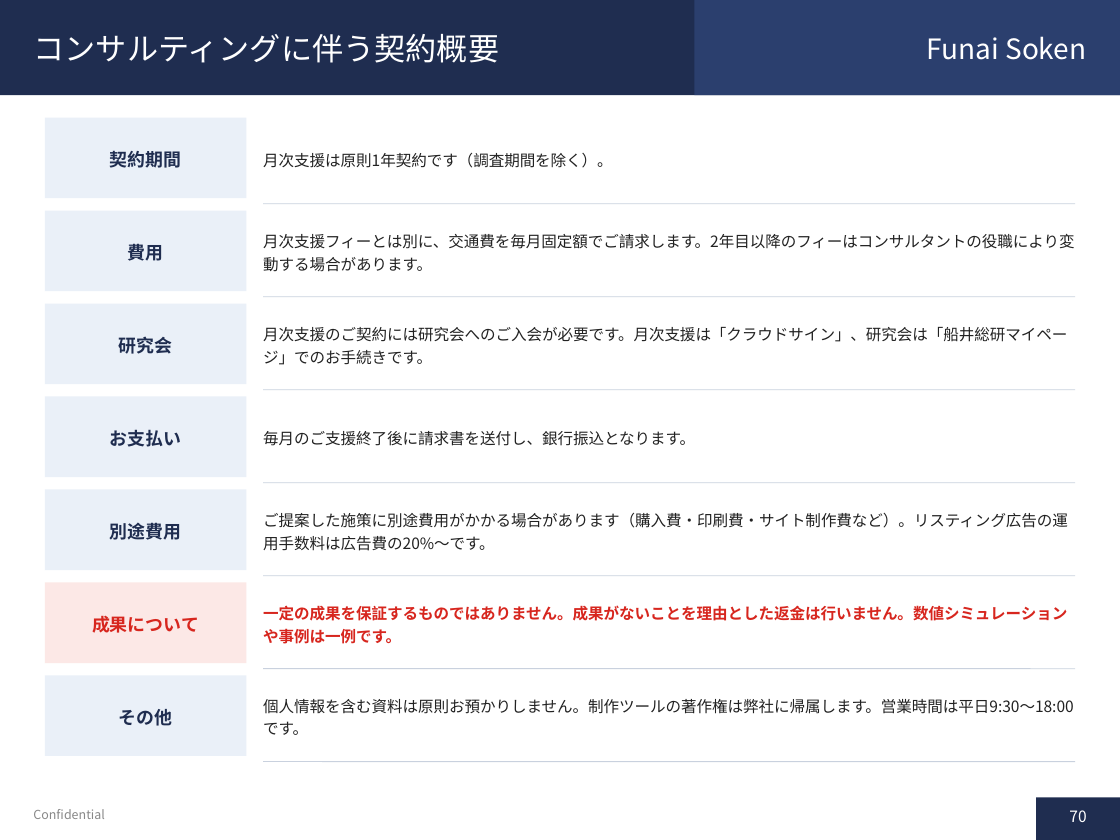
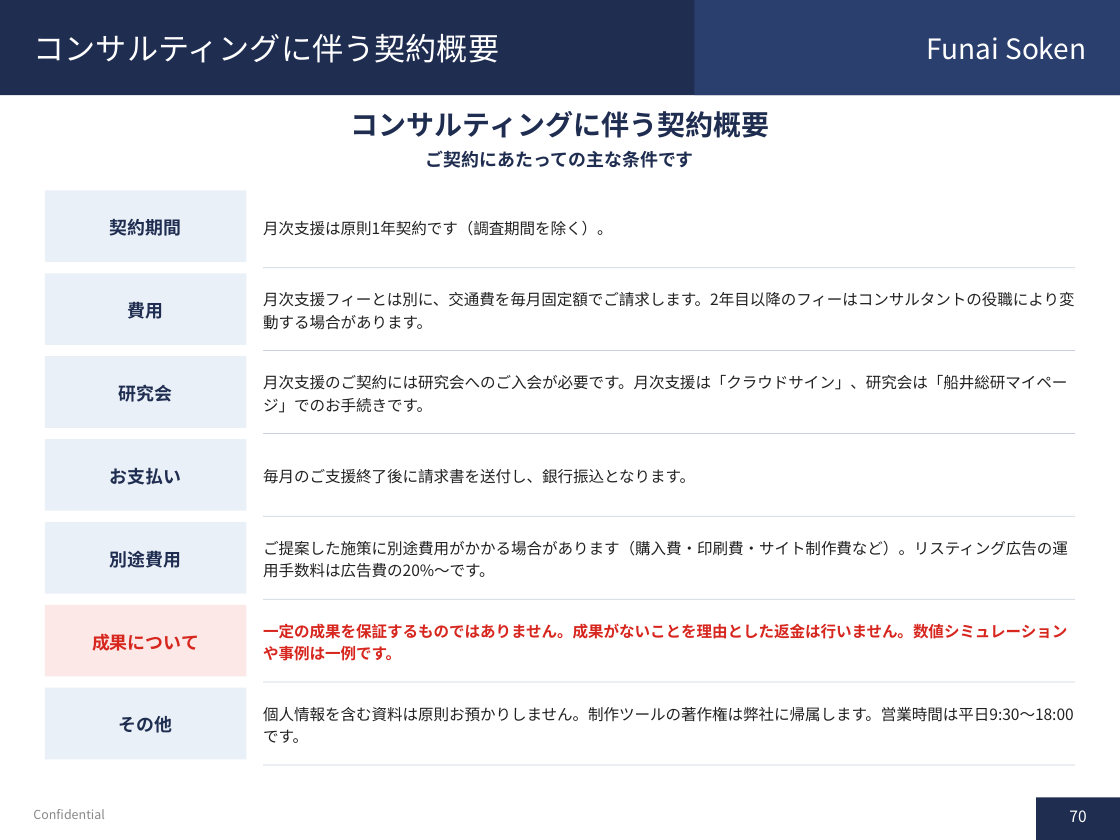
Before and after one commit to soshiro-iki-sys/-, a slide deck: slide 70 of proposals/遺品整理事業_企画書.pptx. Drawn at 1120x840 pixels with LibreOffice and Linux fonts; fonts in the diff are those of the drawing. Boxes give left, top, right and bottom in pixels: in the first picture for what was removed or moved away, otherwise in the second. Text is boxed around its words. In the diff, an @@ line names an element or a change of style, - is before the commit and + after.

```diff
--- a/proposals/遺品整理事業_企画書.pptx
+++ b/proposals/遺品整理事業_企画書.pptx
@@ text added at bbox=[351, 111, 769, 138], 18 pt, text #1F2D50, bold @@
+コンサルティングに伴う契約概要
@@ text added at bbox=[426, 150, 694, 168], 11.5 pt, text #1F2D50, bold @@
+ご契約にあたっての主な条件です
@@ text "契約期間": place and size @@
-text "契約期間" at bbox=[110, 151, 182, 168]
+text "契約期間" at bbox=[110, 219, 182, 236]
@@ rectangle: place and size @@
-rectangle at bbox=[45, 211, 246, 291]
+rectangle at bbox=[45, 190, 246, 262]
@@ text "月次支援は原則1年契約です（調査期間を除く）。": place and size @@
-text "月次支援は原則1年契約です（調査期間を除く）。" at bbox=[263, 153, 613, 168]
+text "月次支援は原則1年契約です（調査期間を除く）。" at bbox=[263, 221, 613, 236]
@@ line moved from (263, 297) - (1075, 297) to (263, 268) - (1075, 268) @@
@@ text "費用": place and size @@
-text "費用" at bbox=[128, 244, 164, 261]
+text "費用" at bbox=[128, 302, 164, 319]
@@ rectangle: place and size @@
-rectangle at bbox=[45, 304, 246, 384]
+rectangle at bbox=[45, 273, 246, 345]
@@ text "月次支援フィーとは別に、交通費を毎月固定額でご請求します。2年目以降のフィーはコンサルタントの役職により変動する場合があ ...": place and size @@
-text "月次支援フィーとは別に、交通費を毎月固定額でご請求します。2年目以降のフィーはコンサルタントの役職により変動する場合があ ..." at bbox=[263, 234, 1074, 272]
+text "月次支援フィーとは別に、交通費を毎月固定額でご請求します。2年目以降のフィーはコンサルタントの役職により変動する場合があ ..." at bbox=[263, 292, 1074, 330]
@@ text "研究会": place and size @@
-text "研究会" at bbox=[119, 336, 173, 354]
+text "研究会" at bbox=[119, 384, 173, 402]
@@ rectangle: place and size @@
-rectangle at bbox=[45, 118, 246, 198]
+rectangle at bbox=[45, 356, 246, 428]
@@ text "月次支援のご契約には研究会へのご入会が必要です。月次支援は「クラウドサイン」、研究会は「船井総研マイページ」でのお手続き ...": place and size @@
-text "月次支援のご契約には研究会へのご入会が必要です。月次支援は「クラウドサイン」、研究会は「船井総研マイページ」でのお手続き ..." at bbox=[263, 327, 1067, 365]
+text "月次支援のご契約には研究会へのご入会が必要です。月次支援は「クラウドサイン」、研究会は「船井総研マイページ」でのお手続き ..." at bbox=[263, 375, 1067, 413]
@@ line moved from (263, 390) - (1075, 390) to (263, 351) - (1075, 351) @@
@@ text "お支払い": place and size @@
-text "お支払い" at bbox=[110, 429, 182, 447]
+text "お支払い" at bbox=[110, 467, 182, 485]
@@ rectangle: place and size @@
-rectangle at bbox=[45, 396, 246, 477]
+rectangle at bbox=[45, 439, 246, 511]
@@ text "毎月のご支援終了後に請求書を送付し、銀行振込となります。": place and size @@
-text "毎月のご支援終了後に請求書を送付し、銀行振込となります。" at bbox=[263, 431, 695, 446]
+text "毎月のご支援終了後に請求書を送付し、銀行振込となります。" at bbox=[263, 469, 695, 484]
@@ line moved from (263, 204) - (1075, 204) to (263, 433) - (1075, 433) @@
@@ text "別途費用": place and size @@
-text "別途費用" at bbox=[110, 523, 182, 540]
+text "別途費用" at bbox=[110, 551, 182, 568]
@@ rectangle: place and size @@
-rectangle at bbox=[45, 489, 246, 570]
+rectangle at bbox=[45, 522, 246, 594]
@@ text "ご提案した施策に別途費用がかかる場合があります（購入費・印刷費・サイト制作費など）。リスティング広告の運用手数料は広告費 ...": place and size @@
-text "ご提案した施策に別途費用がかかる場合があります（購入費・印刷費・サイト制作費など）。リスティング広告の運用手数料は広告費 ..." at bbox=[263, 513, 1068, 551]
+text "ご提案した施策に別途費用がかかる場合があります（購入費・印刷費・サイト制作費など）。リスティング広告の運用手数料は広告費 ..." at bbox=[263, 541, 1068, 578]
@@ line moved from (263, 483) - (1075, 483) to (263, 516) - (1075, 516) @@
@@ line moved from (263, 576) - (1075, 576) to (263, 599) - (1075, 599) @@
@@ text "成果について": place and size @@
-text "成果について" at bbox=[92, 616, 199, 633]
+text "成果について" at bbox=[92, 634, 199, 651]
@@ rectangle: place and size @@
-rectangle at bbox=[45, 582, 246, 663]
+rectangle at bbox=[45, 605, 246, 676]
@@ text "一定の成果を保証するものではありません。成果がないことを理由とした返金は行いません。数値シミュレーションや事例は一例です ...": place and size @@
-text "一定の成果を保証するものではありません。成果がないことを理由とした返金は行いません。数値シミュレーションや事例は一例です ..." at bbox=[263, 605, 1067, 644]
+text "一定の成果を保証するものではありません。成果がないことを理由とした返金は行いません。数値シミュレーションや事例は一例です ..." at bbox=[263, 623, 1067, 661]
@@ text "その他": place and size @@
-text "その他" at bbox=[119, 709, 173, 726]
+text "その他" at bbox=[119, 716, 173, 733]
@@ rectangle: place and size @@
-rectangle at bbox=[45, 675, 246, 756]
+rectangle at bbox=[45, 688, 246, 759]
@@ text "個人情報を含む資料は原則お預かりしません。制作ツールの著作権は弊社に帰属します。営業時間は平日9:30〜18:00です。": place and size @@
-text "個人情報を含む資料は原則お預かりしません。制作ツールの著作権は弊社に帰属します。営業時間は平日9:30〜18:00です。" at bbox=[263, 699, 1074, 735]
+text "個人情報を含む資料は原則お預かりしません。制作ツールの著作権は弊社に帰属します。営業時間は平日9:30〜18:00です。" at bbox=[263, 707, 1074, 743]
@@ line moved from (263, 669) - (1075, 669) to (263, 682) - (1075, 682) @@
@@ line moved from (263, 762) - (1075, 762) to (263, 765) - (1075, 765) @@
```
Also in this commit, not shown: 12 other slides changed, 11 other files.
